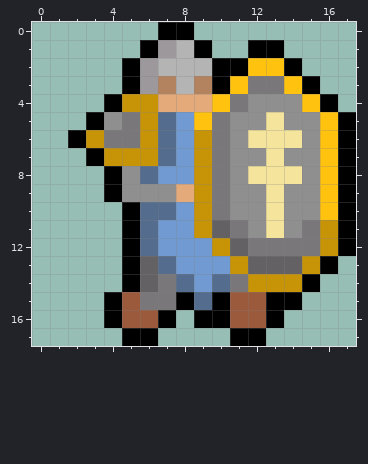
File history of a pixel-art sprite, Assets/Sprite/CharSprite/HumanTank/TankAttack3.png. That is the earlier state.
The file is 18x18 pixels. The old version is drawn lined up with the new one.
The result:
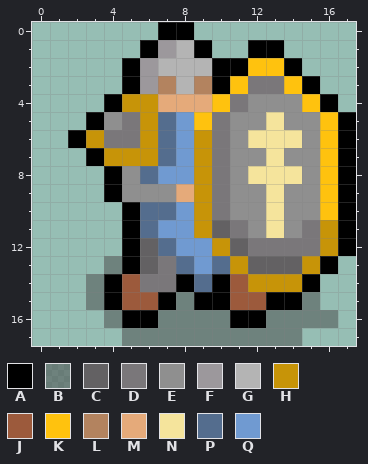
Palette (. is transparent): A #000000  B #46464680  C #636163  D #7a777a  E #8f8f8f  F #9c989c  G #b4b4b4  H #c79408  J #9c5a3c  K #ffc20e  L #b3835f  M #e5aa7a  N #f5e49c  P #546d8e  Q #709ad1
Commit: TankSprite added shadows + new animations
Changes in this commit:
whole drawing moved by +2,+0 (the old picture is shown already moved)
Colour A now appears in row 14 at x 4.
The author changed colour D to colour A in row 15 at x 7.
The author changed colour J to colour A in row 16 at x 5 to 6 and 11 to 12.
The author changed colour P to colour A in row 14 at x 8 and 10; in row 15 at x 9.
Colour B now appears in row 13 at x 4; in row 14 at x 3; in row 15 at x 3 and 15; in row 16 at x 8 and 14 to 16; in row 17 at x 7 to 10 and 13 to 14.
The author changed colour A to colour B in row 15 at x 8; in row 16 at x 4, 7, 9 to 10 and 13; in row 17 at x 5 to 6 and 11 to 12.
The author changed colour P to colour C in row 12 at x 6.
The author changed colour C to colour D in row 14 at x 6.
The author changed colour P to colour D in row 13 at x 7.
The author changed colour A to colour J in row 14 at x 5.
The author changed colour D to colour J in row 14 at x 11; in row 15 at x 6.
The author changed colour Q to colour P in row 12 at x 7; in row 13 at x 8 and 10; in row 14 at x 9.
Boxes around the changes in both pictures, in picture pixels (x1, y1, x2, y2):
changed: (86, 238, 338, 346)
